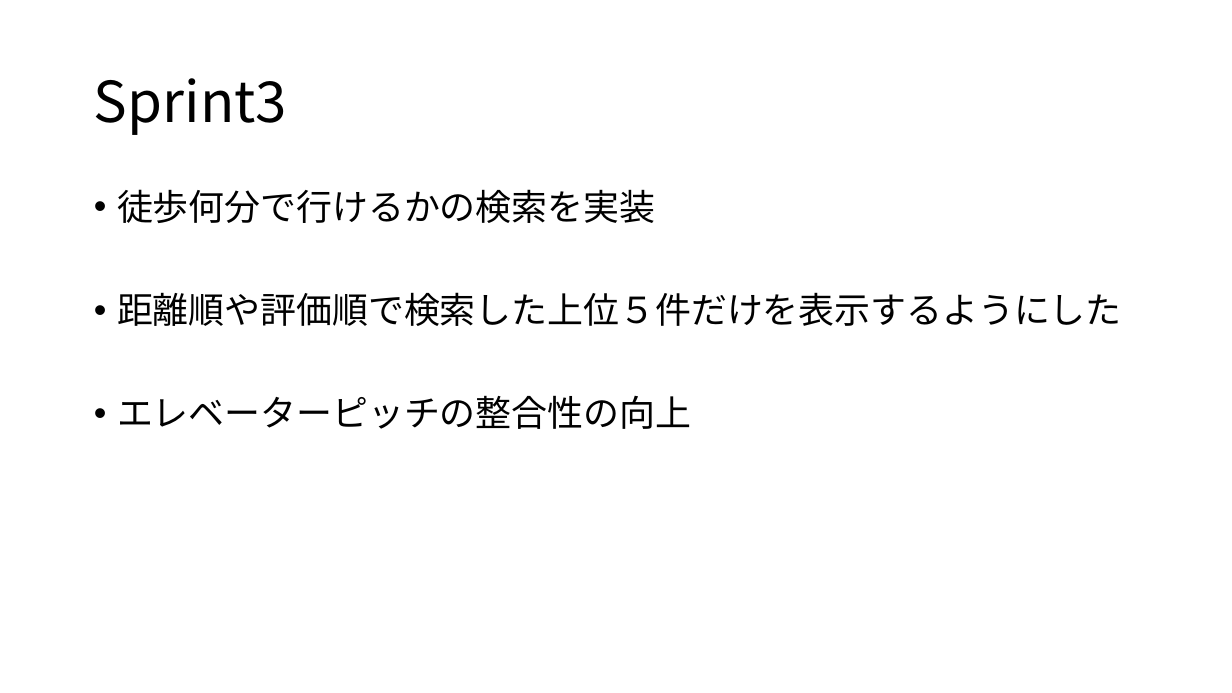
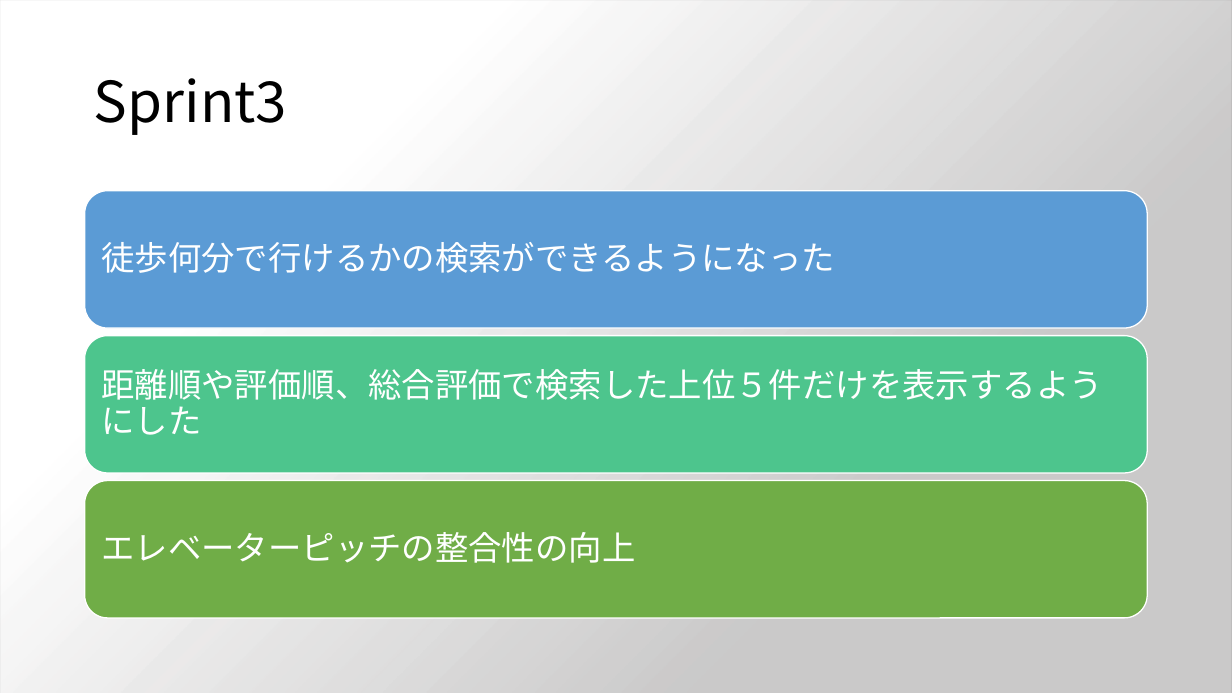
Before and after one commit to limich001/PlaySpace, a slide deck: slide 10 of プレゼンのやつ.pptx (slide 8 before the commit). Drawn at 1232x693 pixels with LibreOffice and Linux fonts; fonts in the diff are those of the drawing; background and template pictures are left out; a plain dark background stands for a picture behind light text. Boxes give left, top, right and bottom in pixels: in the first picture for what was removed or moved away, otherwise in the second. Text is boxed around its words. In the diff, an @@ line names an element or a change of style, - is before the commit and + after.

```diff
--- a/プレゼンのやつ.pptx
+++ b/プレゼンのやつ.pptx
@@ background #FFFFFF to picture (left out) @@
@@ rectangle added at [0,0,1232,693], fill gradient #E7E6E6 to #FFFFFF @@
@@ text removed at [117,189,1122,429] @@
-• 徒歩何分で行けるかの検索を実装
-• 距離順や評価順で検索した上位５件だけを表示するようにした
-• エレベーターピッチの整合性の向上
@@ group added at [85,190,1148,618]: 3 rounded rectangles, 3 texts @@
+徒歩何分で行けるかの検索ができるようになった
+距離順や評価順、総合評価で検索した上位５件だけを表示するようにした
+エレベーターピッチの整合性の向上
```
Also in this commit, not shown: 8 other slides changed, 3 slides added.
